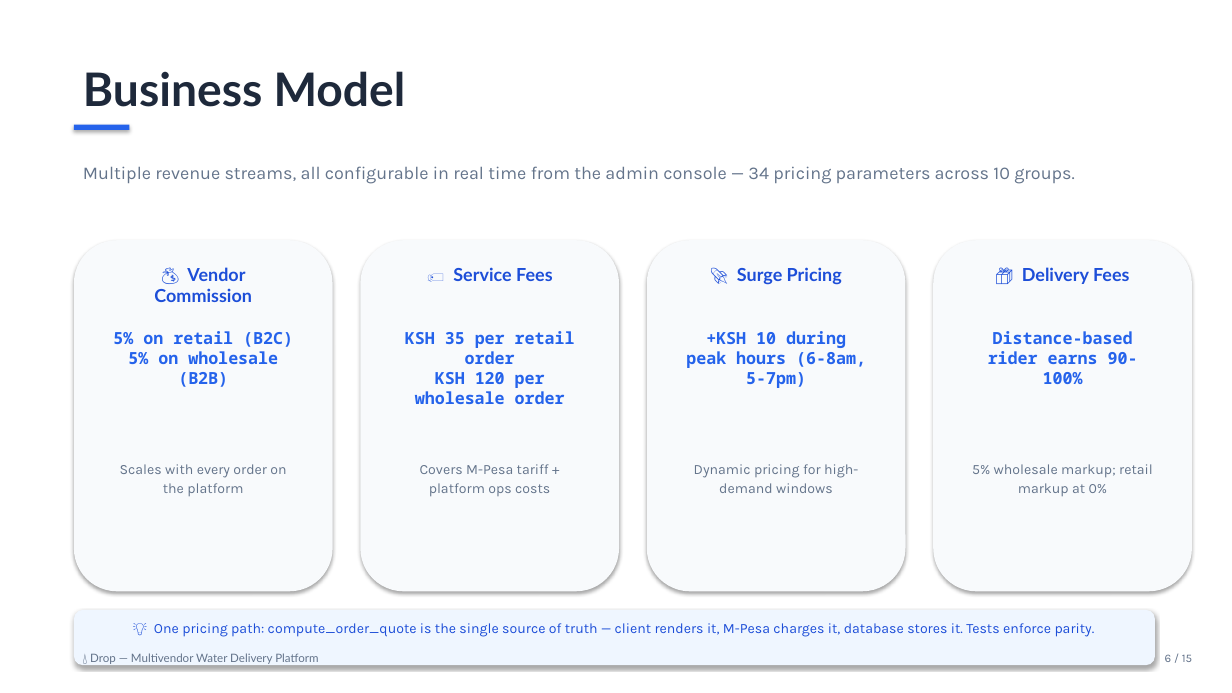
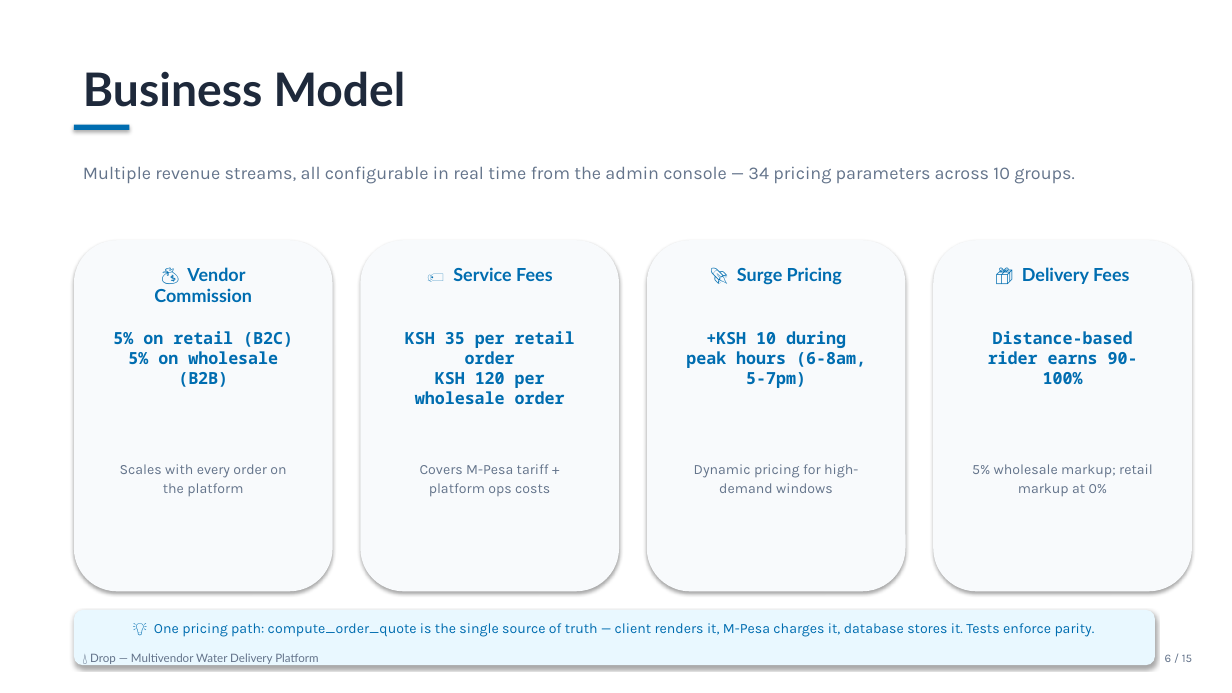
Before and after one commit to WinterJackson/drop-water-delivery-app, a slide deck: slide 6 of Drop_Pitch_Deck.pptx. Drawn at 1232x693 pixels with LibreOffice and Linux fonts; fonts in the diff are those of the drawing. Boxes give left, top, right and bottom in pixels: in the first picture for what was removed or moved away, otherwise in the second. Text is boxed around its words. In the diff, an @@ line names an element or a change of style, - is before the commit and + after.

Commit message:
style(pitch-deck): unify all blue color shades to exact website header blue (#006DB0 / oklch(0.50 0.16 235))

```diff
--- a/Drop_Pitch_Deck.pptx
+++ b/Drop_Pitch_Deck.pptx
@@ rectangle at <box>74,125,129,130</box>: fill #2563EB to #006DB0 @@
@@ text colour #2563EB to #006DB0 in 4 elements at <box>113,331,293,387</box>, <box>405,331,575,404</box>, <box>686,331,866,388</box>, <box>988,331,1138,384</box> @@
@@ rounded rectangle at <box>74,610,1155,665</box>: fill #EFF6FF to #E9F8FF @@
@@ text colour #1D4ED8 to #006DB0 in 5 elements at <box>154,267,252,302</box>, <box>453,267,552,281</box>, <box>737,267,842,285</box>, <box>1022,267,1129,284</box>, <box>154,623,1095,637</box> @@
```
Also in this commit, not shown: 14 other slides changed.
